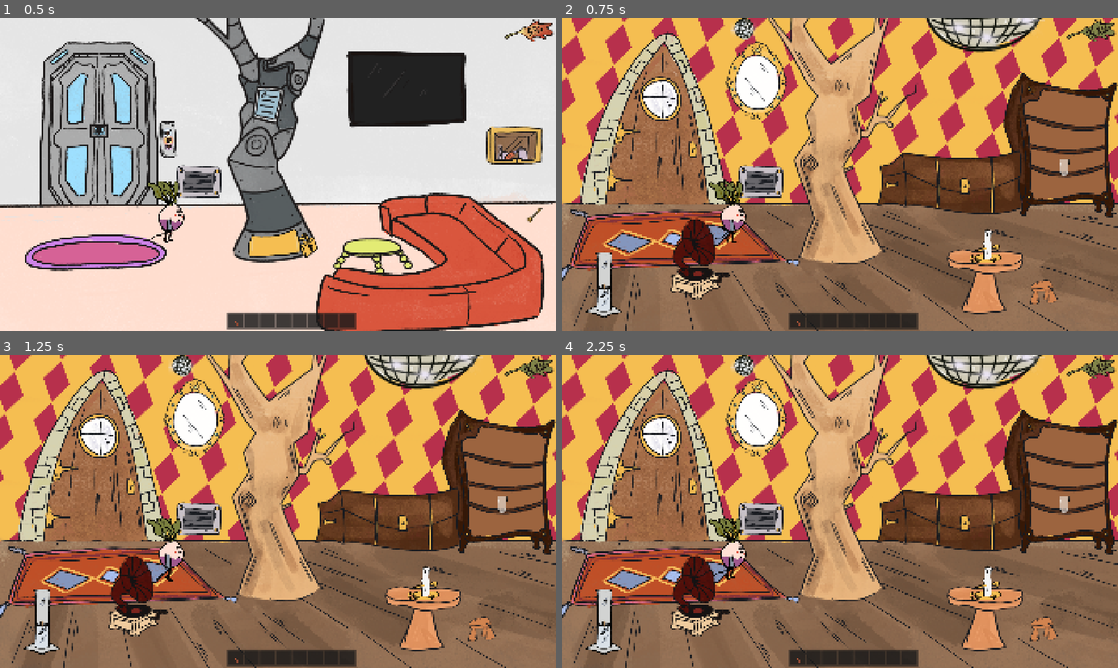
Above: before the commit, frames 1-4 (two rows, left to right).
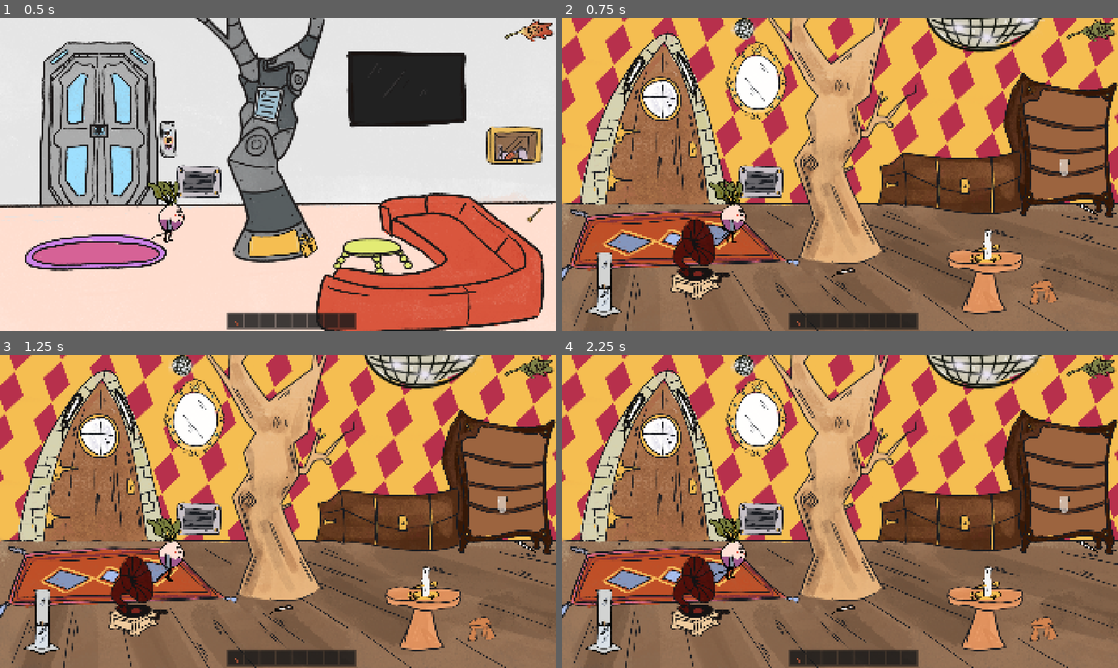
Above: after the commit, the same moments.

Repository: s0lst1ce/microjam60
Game: Godot game, scene res://main.tscn
Same seed, same stepped clock (60 frames per second), same inputs: the game is played once before the commit and once after it.
Inputs (mouse positions are in pixels of both pictures, inside the frame that each line leads up to):
- Up to frame 1 (0.5 s): no input
- Up to frame 2 (0.75 s): click (1090, 30) at 0.5 s
- Up to frame 3 (1.25 s): no input
- Up to frame 4 (2.25 s): click (1090, 367) at 1.25 s; click (1090, 367) at 2 s

Frame 1 is identical in both runs. In frame 2, 0.5% of the frame differs, in the area x 10-97%, y 11-83%; in frame 3, 0.5%; in frame 4, 0.5%.

Commit message:
feat: add father ornaments

Diff:
--- a/magpie_lounge_retro.tscn
+++ b/magpie_lounge_retro.tscn
@@ -27,6 +27,8 @@
 [ext_resource type="PackedScene" uid="uid://lv1oos2wy5qw" path="res://trapdoor.tscn" id="24_aaei6"]
 [ext_resource type="Texture2D" uid="uid://dfro3fqmxr3ih" path="res://assets/furniture/branch.png" id="26_o03v2"]
 [ext_resource type="Script" uid="uid://pbonm6v5f2h5" path="res://branch.gd" id="27_o03v2"]
+[ext_resource type="Texture2D" uid="uid://bf6jfeqo1svte" path="res://assets/furniture/feather_2.png" id="28_grk56"]
+[ext_resource type="Texture2D" uid="uid://obw18h87kffn" path="res://assets/furniture/feather_1.png" id="29_cfwg4"]
 
 [sub_resource type="NavigationPolygon" id="NavigationPolygon_lquwl"]
 vertices = PackedVector2Array(1585.0703, 889.5, 1565.7188, 958.46875, 1560.2266, 945.1328, 1846.1016, 742.2422, 1854.21 …(781 unchanged characters)…
@@ -211,3 +213,28 @@
 
 [node name="Spawn" type="Marker2D" parent="." unique_id=1865211093]
 position = Vector2(673, 696)
+
+[node name="Feather2" type="Sprite2D" parent="." unique_id=1940080450]
+z_index = 1
+position = Vector2(1812, 662)
+rotation = 1.678433
+scale = Vector2(0.44227856, 0.44227856)
+texture = ExtResource("28_grk56")
+flip_v = true
+
+[node name="Feather1" type="Sprite2D" parent="." unique_id=1459375575]
+position = Vector2(971, 877.99994)
+rotation = 1.3647901
+scale = Vector2(0.46177897, 0.46177897)
+texture = ExtResource("29_cfwg4")
+
+[node name="Feather3" type="Sprite2D" parent="." unique_id=1612718038]
+position = Vector2(240, 214)
+rotation = 0.44630608
+texture = ExtResource("29_cfwg4")
+
+[node name="Feather4" type="Sprite2D" parent="." unique_id=1735889768]
+position = Vector2(432.00003, 208.00003)
+rotation = -0.744131
+texture = ExtResource("28_grk56")
+flip_h = true
Binary file added: assets/furniture/feather_1.png
Not shown, added: assets/furniture/feather_1.png.import
Binary file added: assets/furniture/feather_2.png
Not shown, added: assets/furniture/feather_2.png.import
